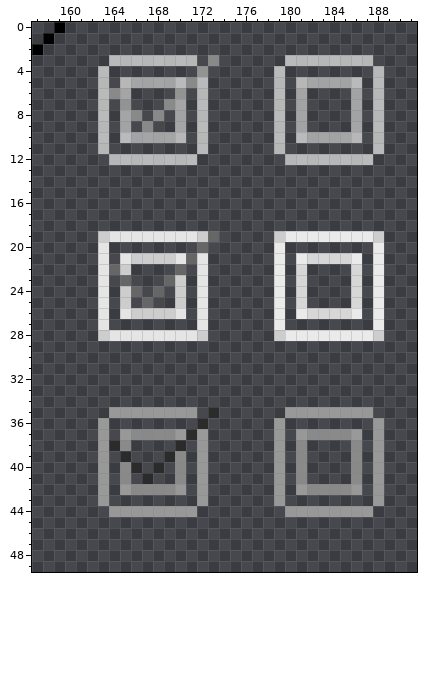
Two states of a pixel-art file, aseprite/widget.aseprite. That is the earlier state.
256x256 pixels, 1 frame. Pixels under 10% opacity are left out. Colours within 5 levels of each other are drawn and written as one. Shown: x 157..191, y 0..49.
After the commit:
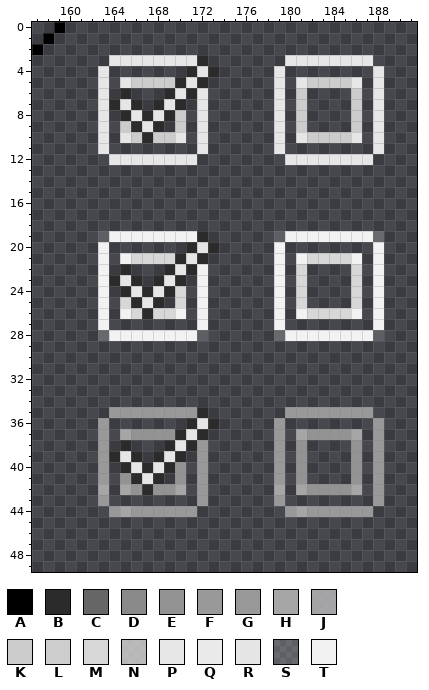
Palette (. is transparent): A #000000  B #2b2b2b  C #666666  D #8d8d8df3  E #939393  F #999999  G #9d9d9df3  H #a6a6a6  J #bfbfbfc8  K #cccccc  L #d4d4d4f3  M #d7d7d7  N #d9d9d9c8  P #e6e6e6  Q #ecececfc  R #edededf3  S #eeeeee32  T #f2f2f2
Edits made:
Changed rows in their new state; - is an unchanged pixel.
first column x 163:
 3 -PPPPPPPPB.------PPPPPPPP-
 4 P-------BPB-----P--------P
 5 P-PKKKKBPB------P-PKKKKP-P
 6 P.B---BPBP------P-K----K-P
 7 PBPB-BPB-P------P-K----K-P
 8 P-BPBPBK-P------P-K----K-P
 9 P-KBPB-K-P------P-K----K-P
10 P-PKBKKP-P------P-PKKKKP-P
11 P--------P------P--------P
12 -PPPPPPPP--------PPPPPPPP-
first column x 163:
19 STTTTTTTTB.-----STTTTTTTTS
20 T-------BPB-----T--------T
21 T-TMMMMBPB------T-T----T-T
22 T.B---BPBT------T--------T
23 TBPB-BPB-T------T--------T
24 T-BPBPBM-T------T--------T
25 T-MBPB-M-T------T--------T
26 T-TMBMMT-T------T-T----T-T
27 T--------T------T--------T
28 STTTTTTTTS------STTTTTTTTS
first column x 163:
35 -----F---B.------FFFFFFFF-
36 F-------BPB-----F--------F
37 F-HEEEEBPB------F-HEEEEH-F
38 F.B---BPBF------F-E----E-F
39 FBPB-BPB-F------F-E----E-F
40 F-BPBPBE-F------F-E----E-F
41 F-EBPB-E-F------F-E----E-F
42 H-HEBEEH-F------H-HEEEEH-F
43 ---------F------F--------F
44 --H--------------FHFFFFFF-
Pixel boxes of the changes (left, top, right, bottom) in both pictures:
changed: (98, 55, 219, 165)
changed: (274, 55, 384, 165)
changed: (98, 231, 219, 341)
changed: (274, 231, 384, 341)
changed: (98, 407, 219, 517)
changed: (274, 407, 384, 517)
